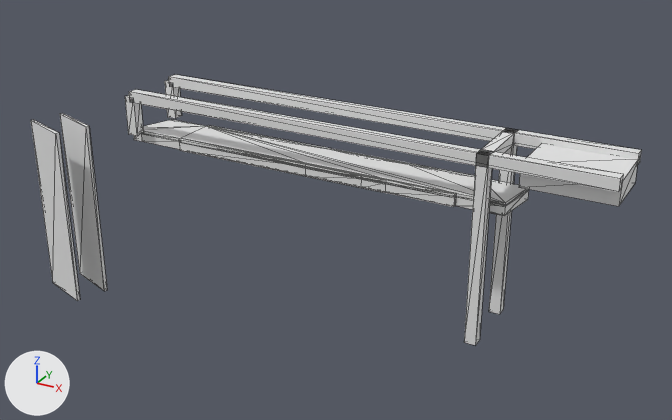
Before and after pictures for a commit that changed the glTF model models/alblasserdam/alblasserdam-brug-238aee78/alblasserdam-brug-238aee78.glb.
The view is the same before and after, from a camera (50 mm lens) standing at (35.1, -60.3, 27.1) and looking at (3.8, -3.3, -1.4). The axes (+X, +Y, +Z) are drawn at lower left. The lights are the same throughout. The older version comes first. Mesh edges are drawn as thin lines. Vertices at exactly the same position are counted once.

The first picture shows 'building:balans', 'building:balans 2', 'building:contragewicht', 'building:hamei', 'building:hamei 2', 'building:hangstang', 'building:hangstang 2', 'building:portaal', 'building:pyloon (los)', 'building:pyloon (los) 2', 'road:dek', 'road:dek 3', 'road:voetpad', 'road:voetpad 3' and 1 more.
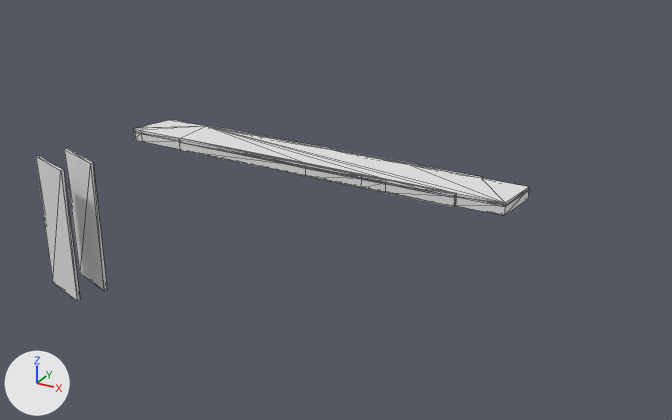
What differs and where, as boxes (x1, y1, x2, y2) in the pictures (672 x 420 px):
'building:balans 2', deleted: before (129, 89, 624, 192)
'building:balans', deleted: before (168, 75, 641, 165)
'building:pyloon (los) 2', moved, rescaled (8% narrower, 20% shorter): before (60, 113, 107, 291); after (64, 149, 107, 291)
'building:pyloon (los)', moved, rescaled (10% narrower, 20% shorter): before (31, 120, 80, 301); after (36, 156, 80, 301)
'building:contragewicht', deleted: before (519, 144, 638, 206)
'building:hamei 2', deleted: before (464, 151, 492, 345)
'building:hamei', deleted: before (489, 128, 517, 314)
'building:hangstang 2', deleted: before (125, 95, 144, 136)
'building:portaal', deleted: before (479, 130, 515, 153)
'building:hangstang', deleted: before (165, 80, 182, 119)

What changed in the scene script:
```text
Change me_pyloon__los:
    used by ob_building_pyloon__los; location = (0.0, 0.0, 0.0)
    remove me_pyloon__los.from_pydata(...)  # 8 vertices, 12 faces; spans x -19.32..-15.22, y -12.25..-10.62, z -10.0..4.3
    add me_pyloon__los.from_pydata(...)  # 8 vertices, 12 faces; spans x -19.32..-15.22, y -12.25..-10.62, z -10.0..1.3
    me_pyloon__los part 1: the whole mesh is scaled about its middle by (1, 1, 0.79), then moved by (0.0, 0.0, -1.5)
Change me_pyloon__los__2:
    used by ob_building_pyloon__los__2; location = (0.0, 0.0, 0.0)
    remove me_pyloon__los__2.from_pydata(...)  # 8 vertices, 12 faces; spans x -18.5..-14.4, y -9.93..-8.3, z -10.0..4.3
    add me_pyloon__los__2.from_pydata(...)  # 8 vertices, 12 faces; spans x -18.5..-14.4, y -9.93..-8.3, z -10.0..1.3
    me_pyloon__los__2 part 2: the whole mesh is scaled about its middle by (1, 1, 0.79), then moved by (0.0, 0.0, -1.5)
Remove ob_building_hamei:
    ob_building_hamei = bpy.data.objects.new('building:hamei', me_hamei)
    ob_building_hamei.location = (0.0, 0.0, 0.0)
Remove ob_building_hamei_2:
    ob_building_hamei_2 = bpy.data.objects.new('building:hamei 2', me_hamei_2)
    ob_building_hamei_2.location = (0.0, 0.0, 0.0)
Remove ob_building_portaal:
    ob_building_portaal = bpy.data.objects.new('building:portaal', me_portaal)
    ob_building_portaal.location = (0.0, 0.0, 0.0)
Remove ob_building_balans:
    ob_building_balans = bpy.data.objects.new('building:balans', me_balans)
    ob_building_balans.location = (0.0, 0.0, 0.0)
Remove ob_building_hangstang:
    ob_building_hangstang = bpy.data.objects.new('building:hangstang', me_hangstang)
    ob_building_hangstang.location = (0.0, 0.0, 0.0)
Remove ob_building_balans_2:
    ob_building_balans_2 = bpy.data.objects.new('building:balans 2', me_balans_2)
    ob_building_balans_2.location = (0.0, 0.0, 0.0)
Remove ob_building_hangstang_2:
    ob_building_hangstang_2 = bpy.data.objects.new('building:hangstang 2', me_hangstang_2)
    ob_building_hangstang_2.location = (0.0, 0.0, 0.0)
Remove ob_building_contragewicht:
    ob_building_contragewicht = bpy.data.objects.new('building:contragewicht', me_contragewicht)
    ob_building_contragewicht.location = (0.0, 0.0, 0.0)
```
